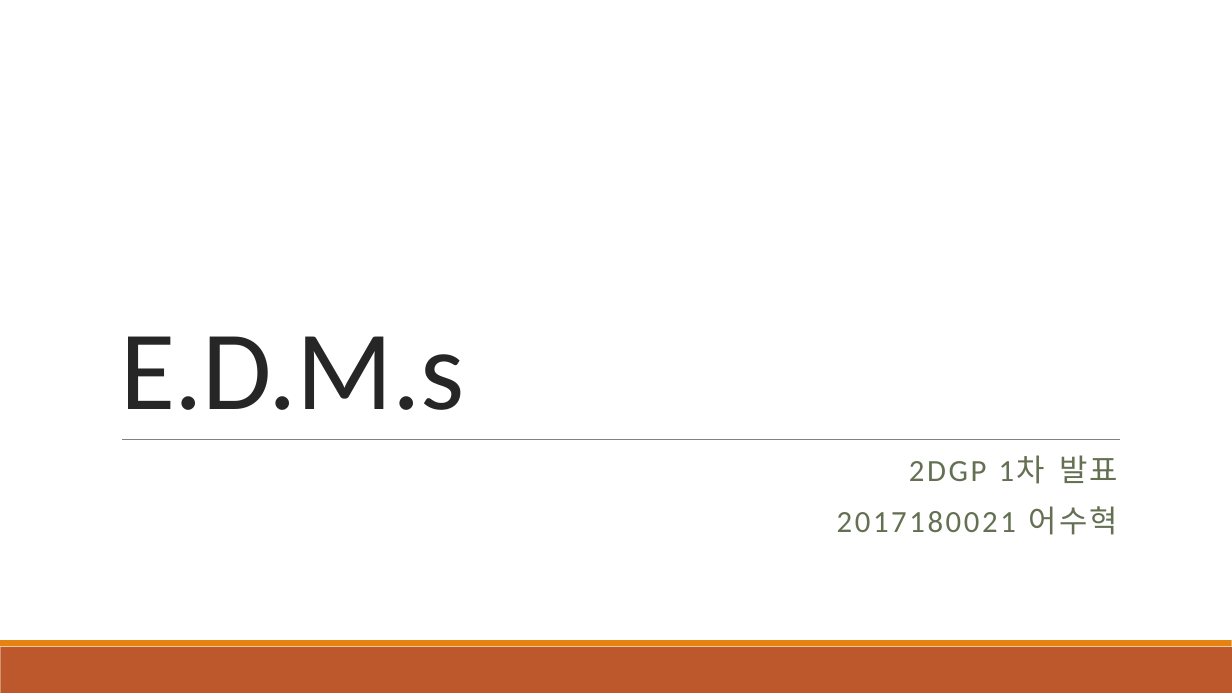
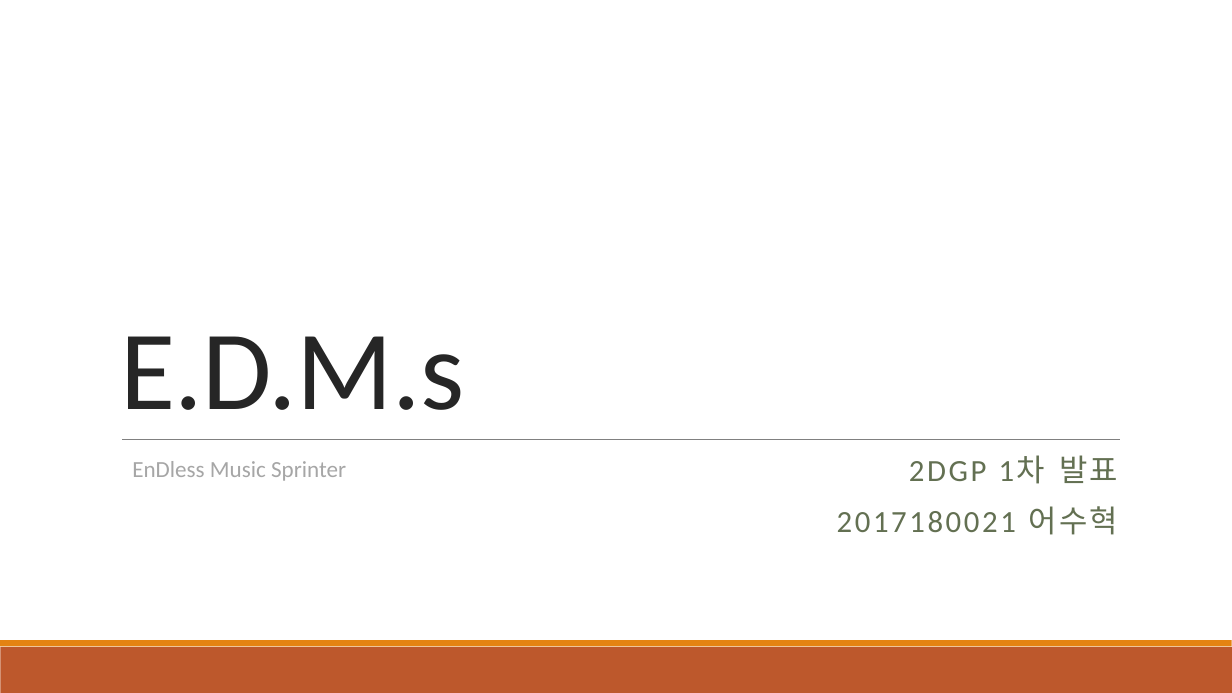
Before and after one commit to SH-Broar/Python---2DGP, a slide deck: slide 1 of Project/제출용/1차 발표 ppt.pptx. Drawn at 1232x693 pixels with LibreOffice and Linux fonts; fonts in the diff are those of the drawing. Boxes give left, top, right and bottom in pixels: in the first picture for what was removed or moved away, otherwise in the second. Text is boxed around its words. In the diff, an @@ line names an element or a change of style, - is before the commit and + after.

```diff
--- a/Project/제출용/1차 발표 ppt.pptx
+++ b/Project/제출용/1차 발표 ppt.pptx
@@ text added at bbox=[132, 461, 346, 481], 18 pt, text #A6A6A6 @@
+EnDless Music Sprinter
```
Also in this commit, not shown: 3 other slides changed, 6 other files.
